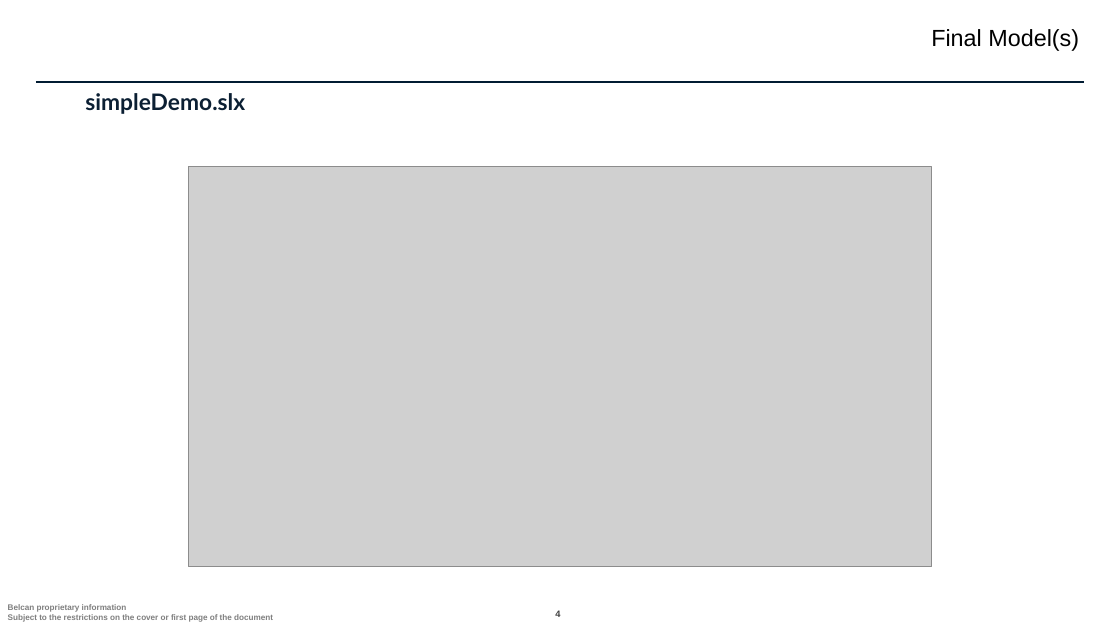
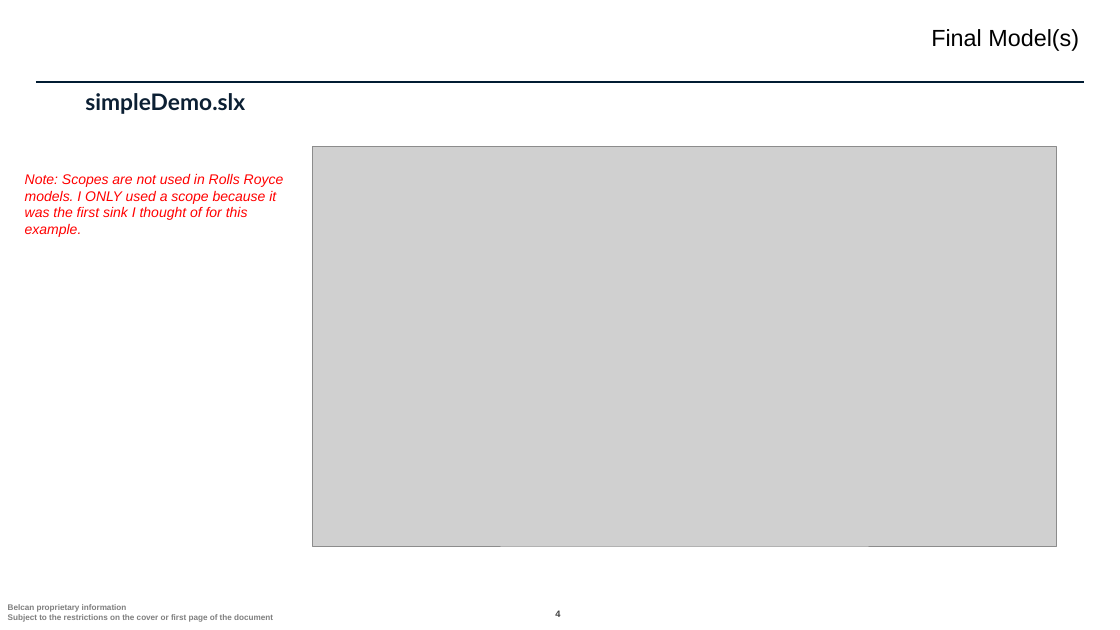
Before and after one commit to ntylerbelcan/aviation-controls-simulink-training-Belcan, a slide deck: slide 4 of ch01/Chapter 1 - Belcan.pptx. Drawn at 1120x630 pixels with LibreOffice and Linux fonts; fonts in the diff are those of the drawing; grey boxes stand for pictures; background and template pictures are left out. Boxes give left, top, right and bottom in pixels: in the first picture for what was removed or moved away, otherwise in the second. Text is boxed around its words. In the diff, an @@ line names an element or a change of style, - is before the commit and + after.

```diff
--- a/ch01/Chapter 1 - Belcan.pptx
+++ b/ch01/Chapter 1 - Belcan.pptx
@@ picture: place and size @@
-picture at <box>188,167,932,567</box>
+picture at <box>313,146,1056,546</box>
@@ text added at <box>25,174,284,237</box>, 12 pt, text #FF0000, italic @@
+Note: Scopes are not used in Rolls Royce models. I ONLY used a scope because it was the first sink I thought of for this example.
```
Also in this commit, not shown: 1 other slide changed.
